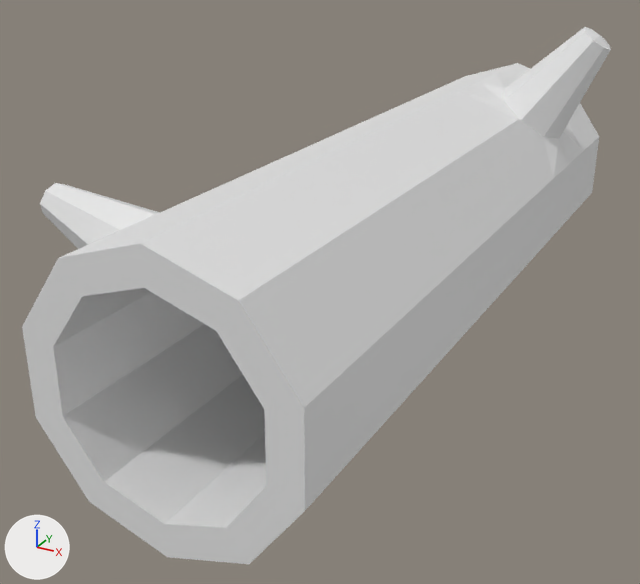
The Blender file work/flowerblend.blend, before and after one commit.
Before and after are seen from a 50 mm camera at (1.19, -2.7, 1.08) aimed at (-0.2, -0.17, -0.18). The lights are fixed; the arrows at lower left show +X, +Y and +Z.

Before the edit, the objects in view are built like this:
```python
me_cylinder_003 = bpy.data.meshes.new('Cylinder.003')
me_cylinder_003.from_pydata(...)  # 140 vertices, 140 faces; spans x -0.8..0.5, y -1.33..1.33, z -0.42..0.66
ob_cylinder_001 = bpy.data.objects.new('Cylinder.001', me_cylinder_003)
ob_cylinder_001.location = (0.0, 0.0, 0.0)
```
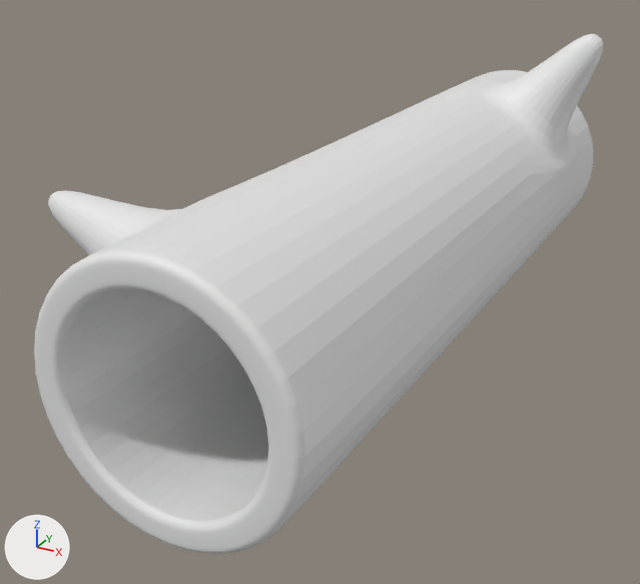
Location of each change, [x1, y1, x2, y2] in pixels of the pictures (640 x 584 px):
'Cylinder.001', reshaped, modifiers changed: before [22, 27, 611, 564]; after [34, 34, 603, 554]
part 1 of me_cylinder_003, built on: before [53, 63, 599, 528]; after [34, 71, 591, 554]

What changed in the scene script:
```text
Change me_cylinder_003:
    used by ob_cylinder_001; location = (0.0, 0.0, 0.0)
    remove me_cylinder_003.from_pydata(...)  # 140 vertices, 140 faces; spans x -0.8..0.5, y -1.33..1.33, z -0.42..0.66
    add me_cylinder_003.from_pydata(...)  # 300 vertices, 300 faces; spans x -0.8..0.5, y -1.33..1.33, z -0.42..0.66
    me_cylinder_003 part 1
    10 faces are deleted
    10 vertices in x -0.4..0.4, y 1.33, z -0.42..0.42 move by (0.0, -0.03, 0.0)
    10 vertices in x -0.4..0.4, y -1.33, z -0.42..0.42 move by (0.0, 0.03, 0.0)
    20 vertices move from x -0.3..0.3, y -1.33..1.33, z -0.32..0.32 to x -0.4..0.4, y -1.31..1.31, z -0.42..0.42
    160 vertices are added at x -0.39..0.39, y -1.33..1.33, z -0.41..0.41
    170 new faces join them
Change ob_cylinder_001:
    add _m = ob_cylinder_001.modifiers.new('Subdivision', 'SUBSURF')
```
